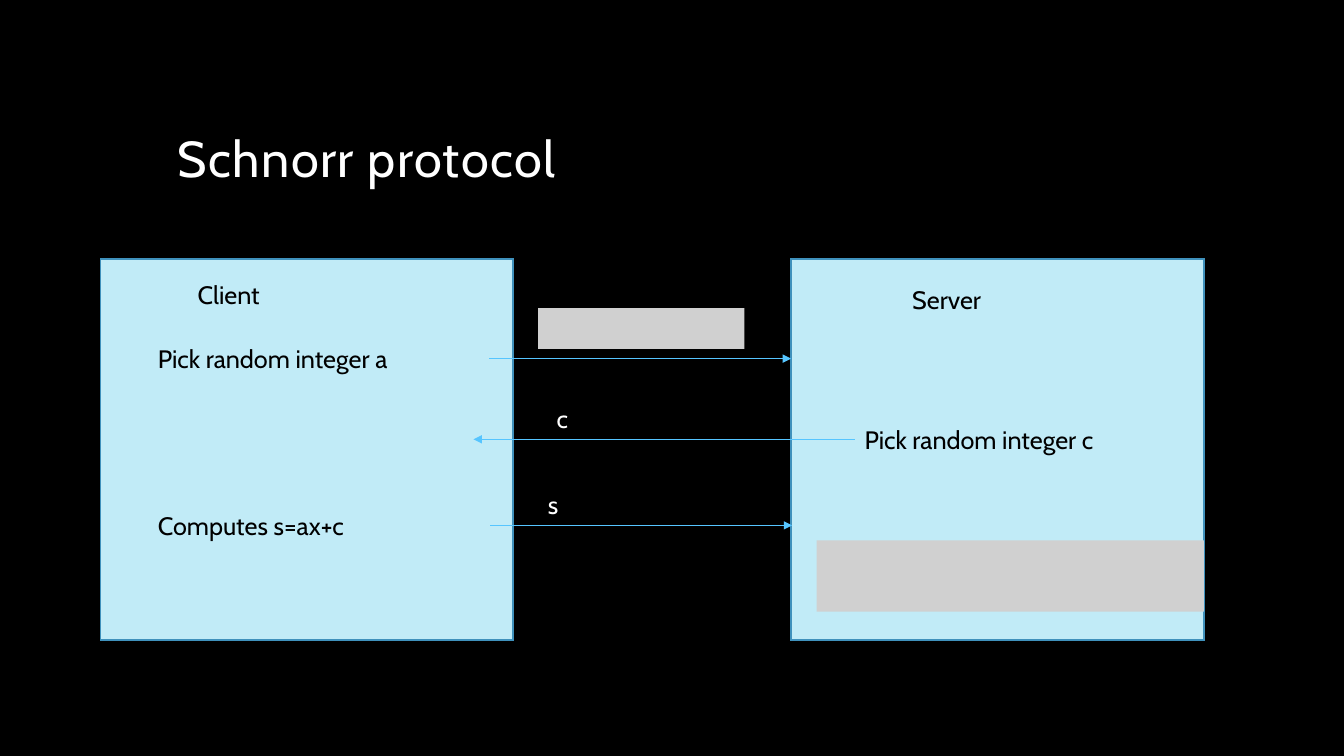
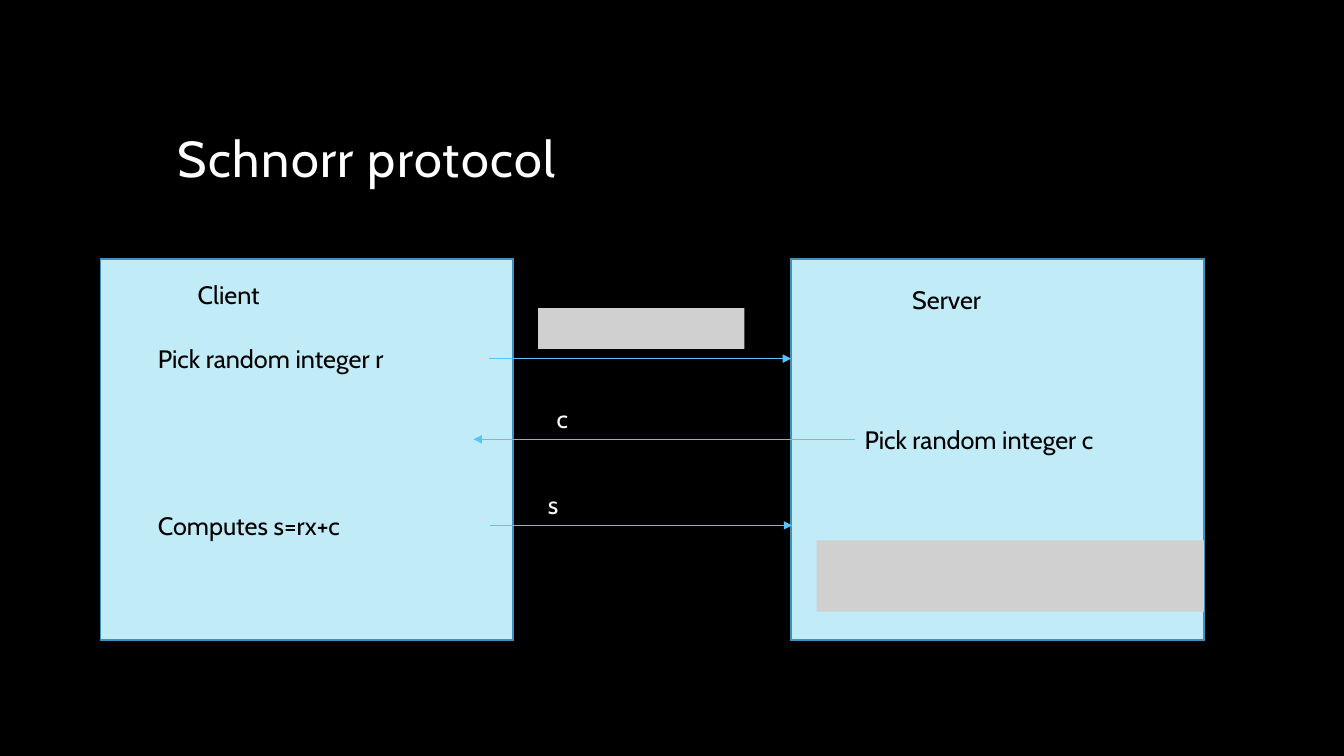
Before and after one commit to CoryBlack/ZeroKnowledge, a slide deck: slide 9 of Zero knowledge.pptx. Drawn at 1344x756 pixels with LibreOffice and Linux fonts; fonts in the diff are those of the drawing; grey boxes stand for pictures; background and template pictures are left out. Boxes give left, top, right and bottom in pixels: in the first picture for what was removed or moved away, otherwise in the second. Text is boxed around its words. In the diff, an @@ line names an element or a change of style, - is before the commit and + after.

```diff
--- a/Zero knowledge.pptx
+++ b/Zero knowledge.pptx
@@ text at (158,349,383,374): text changed @@
-Pick random integer a
+Pick random integer r
@@ text at (158,517,340,541): text changed @@
-Computes s=ax+c
+Computes s=rx+c
```
Also in this commit, not shown: 1 other slide changed, 2 slides added.
